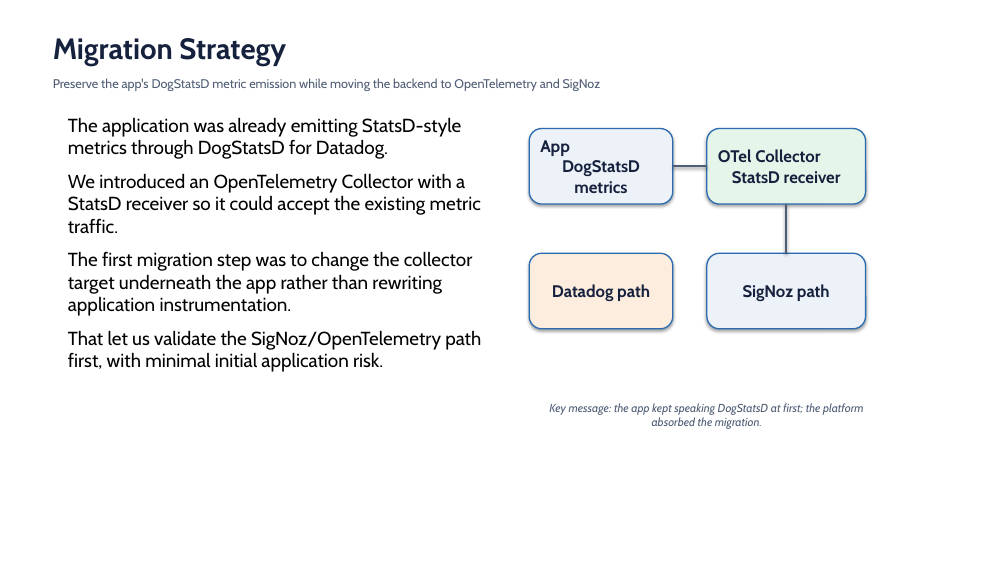
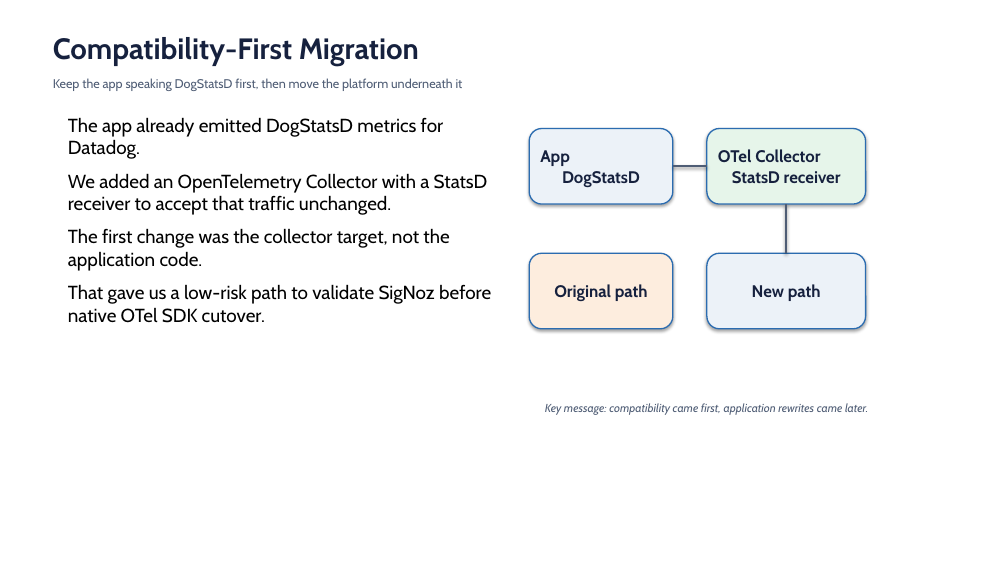
Before and after one commit to vekjja/akasa-presentation, a slide deck: slide 3 of opentelemetry-signoz-observability-stack.pptx. Drawn at 1008x567 pixels with LibreOffice and Linux fonts; fonts in the diff are those of the drawing. Boxes give left, top, right and bottom in pixels: in the first picture for what was removed or moved away, otherwise in the second. Text is boxed around its words. In the diff, an @@ line names an element or a change of style, - is before the commit and + after.

```diff
--- a/opentelemetry-signoz-observability-stack.pptx
+++ b/opentelemetry-signoz-observability-stack.pptx
@@ text at (x1=53, y1=37, x2=419, y2=66): text changed @@
-Migration Strategy
+Compatibility-First Migration
@@ text at (x1=53, y1=78, x2=463, y2=91): text changed @@
-Preserve the app's DogStatsD metric emission while moving the backend to OpenTelemetry and SigNoz
+Keep the app speaking DogStatsD first, then move the platform underneath it
@@ text at (x1=68, y1=117, x2=491, y2=323): text changed @@
-The application was already emitting StatsD-style metrics through DogStatsD for Datadog.
-We introduced an OpenTelemetry Collector with a StatsD receiver so it could accept the existing metric traffic.
-The first migration step was to change the collector target underneath the app rather than rewriting application instrumentation.
-That let us validate the SigNoz/OpenTelemetry path first, with minimal initial application risk.
+The app already emitted DogStatsD metrics for Datadog.
+We added an OpenTelemetry Collector with a StatsD receiver to accept that traffic unchanged.
+The first change was the collector target, not the application code.
+That gave us a low-risk path to validate SigNoz before native OTel SDK cutover.
@@ text in rounded rectangle at (x1=540, y1=150, x2=640, y2=187): text changed @@
-App
-DogStatsD metrics
+App
+DogStatsD
@@ text in rounded rectangle at (x1=554, y1=284, x2=648, y2=301): text changed @@
-Datadog path
+Original path
@@ text in rounded rectangle at (x1=752, y1=284, x2=821, y2=301): text changed @@
-SigNoz path
+New path
@@ text at (x1=545, y1=403, x2=868, y2=415): text changed @@
-Key message: the app kept speaking DogStatsD at first; the platform absorbed the migration.
+Key message: compatibility came first, application rewrites came later.
```
Also in this commit, not shown: 7 other slides changed, 1 slide added, 1 slide removed, 11 other files.
